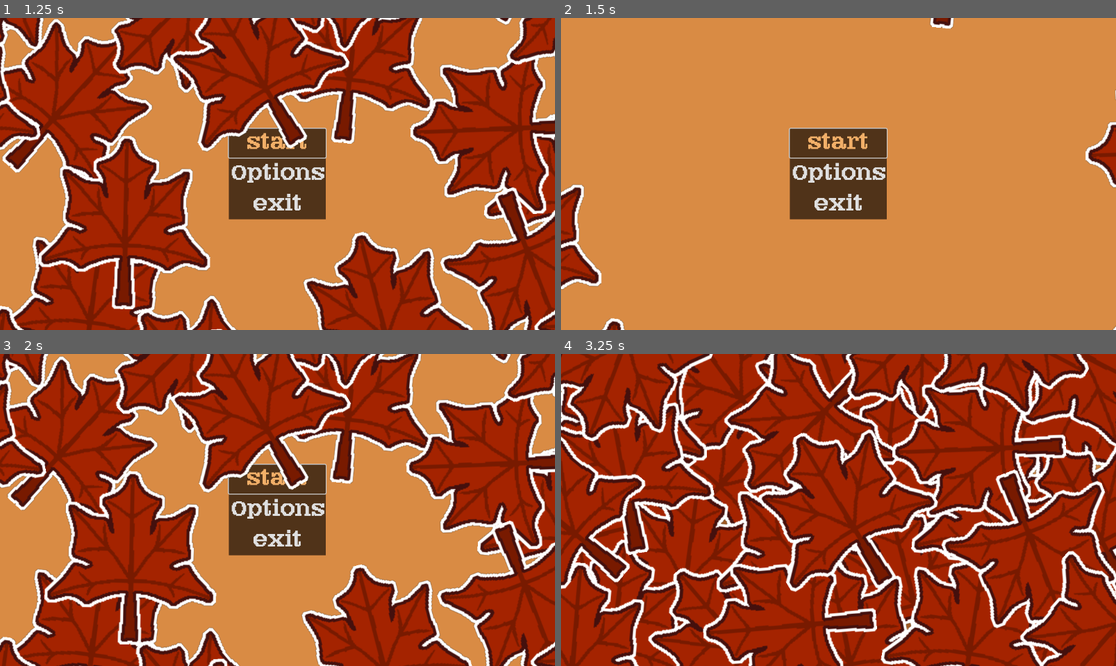
Above: before the commit, frames 1-4 (two rows, left to right).
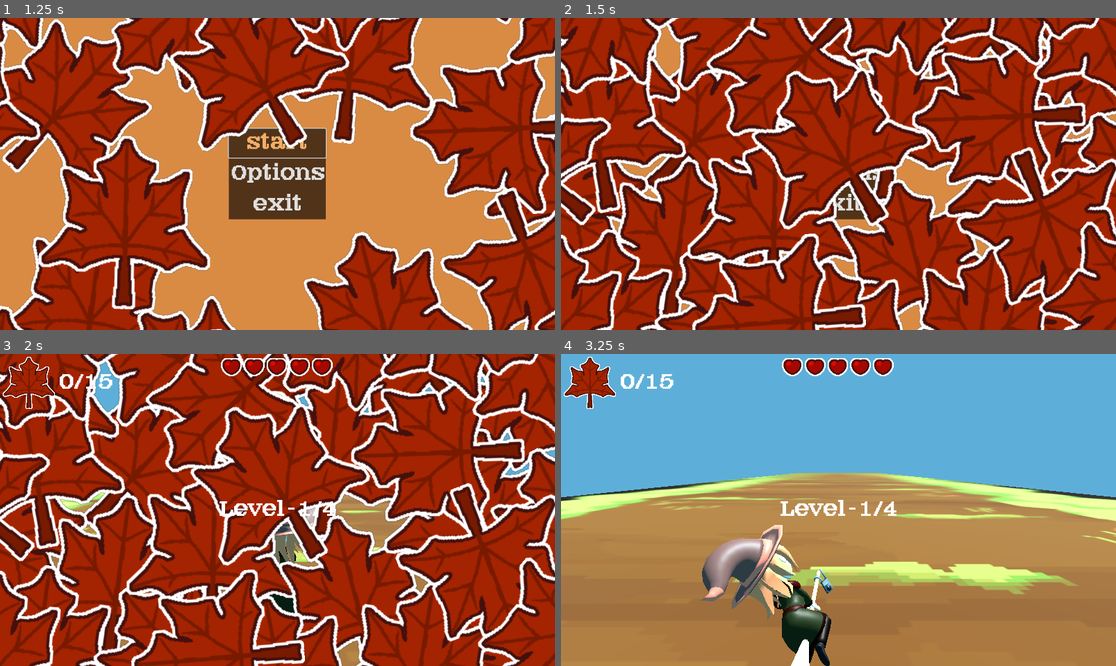
Above: after the commit, the same moments.

Repository: wewewer123/Cozy-Chaos-Fall-2025
Game: Godot game, scene res://scenes/game/GameHolder.tscn
The game is run twice, just before and just after one commit, with the same random seed, the same clock (stepped at 60 frames per second) and the same inputs.
Inputs (mouse positions are in pixels of both pictures, inside the frame that each line leads up to):
- Up to frame 1 (1.25 s): click "start" at 0.5 s
- Up to frame 2 (1.5 s): click "start" at 1.25 s
- Up to frame 3 (2 s): no input
- Up to frame 4 (3.25 s): tap Enter at 2 s; move the mouse to (838, 510) at 2.02 s; hold D (right) 2.03-2.78 s; tap T at 2.1 s; click (838, 510) at 2.17 s; move the mouse to (727, 525) at 2.77 s; hold A (left) from 2.78 s (still down); tap Y at 2.85 s

Frame 1 is identical in both runs. In frame 2, 97% of the frame differs, in the area x 0-100%, y 0-100%; in frame 3, 80%; in frame 4, 100%.

Commit message:
Adding back to menu functionality
escape brings you back to main menu now

Diff:
--- a/project.godot
+++ b/project.godot
@@ -38,6 +38,11 @@
 , Object(InputEventKey,"resource_local_to_scene":false,"resource_name":"","device":-1,"window_id":0,"alt_pressed":false …(186 unchanged characters)…
 ]
 }
+escape={
+"deadzone": 0.2,
+"events": [Object(InputEventKey,"resource_local_to_scene":false,"resource_name":"","device":0,"window_id":0,"alt_pressed":false,"shift_pressed":false,"ctrl_pressed":false,"meta_pressed":false,"pressed":false,"keycode":0,"physical_keycode":4194305,"key_label":0,"unicode":0,"location":0,"echo":false,"script":null)
+]
+}
 
 [layer_names]
 
--- a/scenes/ui/main_menu.tscn
+++ b/scenes/ui/main_menu.tscn
@@ -283,7 +283,7 @@
 layout_mode = 2
 size_flags_vertical = 1
 accessibility_description = "Master volume"
-value = 100.0
+value = 40.0
 rounded = true
 
 [node name="MasterVal" type="Label" parent="CenterContainer/Options/MarginContainer/VBoxContainer/Audio/VBoxContainer/MarginContainer3/VBoxContainer/HBoxContainer"]
--- a/scripts/game/game_manager.gd
+++ b/scripts/game/game_manager.gd
@@ -22,13 +22,13 @@
 @export var levelScene3:PackedScene
 @export var levelScene4:PackedScene
 
-
 # scene related code
 var active_scene = null
 var _scene_container:Node = null
 
 var player:PlayerObject = null
-var current_level:int = 1
+var FIRST_LEVEL_INDEX = 1
+var current_level:int = FIRST_LEVEL_INDEX
 
 func _playStream(nextStream: AudioStream) -> void:
 	audioSource.stream = nextStream
@@ -36,6 +36,15 @@
 
 func _ready() -> void:
 	pass
+
+func _process(_delta: float) -> void:
+	if  Input.is_action_just_pressed("escape"):
+		_resetGameState()
+		set_state(game_states.MENU)
+
+func _resetGameState():
+	current_level = FIRST_LEVEL_INDEX
+	audioSource.stop()
 
 func set_scene_container(scene_container:Node) -> void:
 	assert( scene_container != null, "GameManager : scene_container must not be null")
@@ -49,6 +58,7 @@
 
 	on_state_transition.emit(new_state)
 	transition.fade_out()
+	_curren_game_state = new_state
 
 	await transition.faded_out
 
